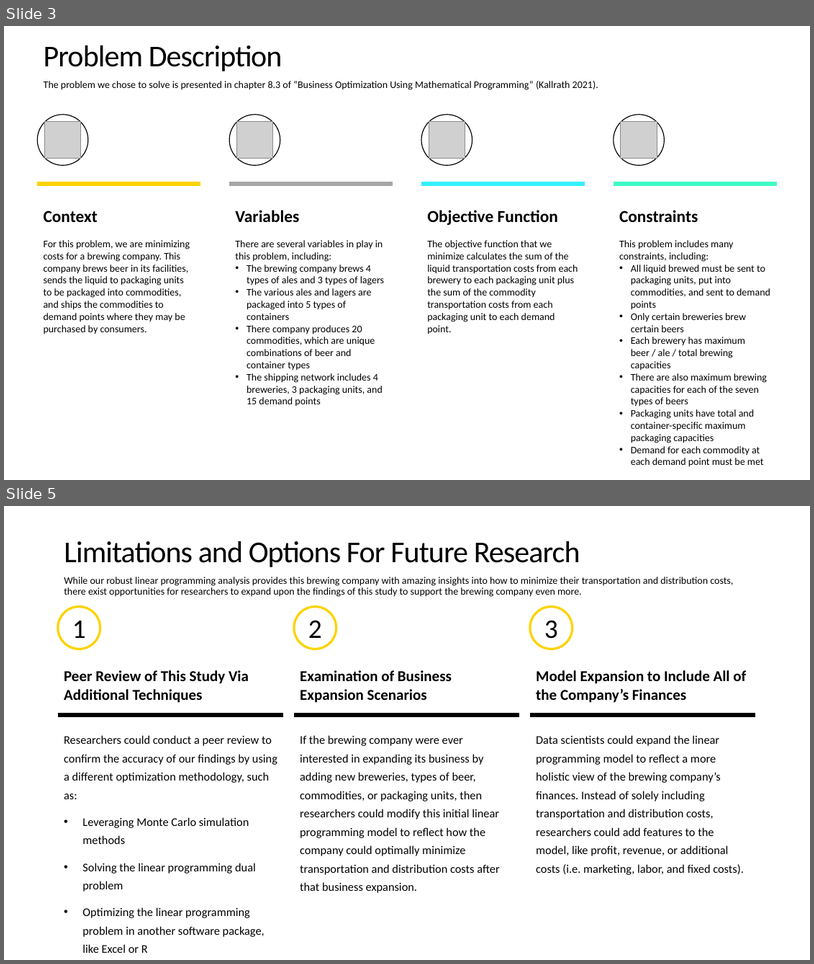
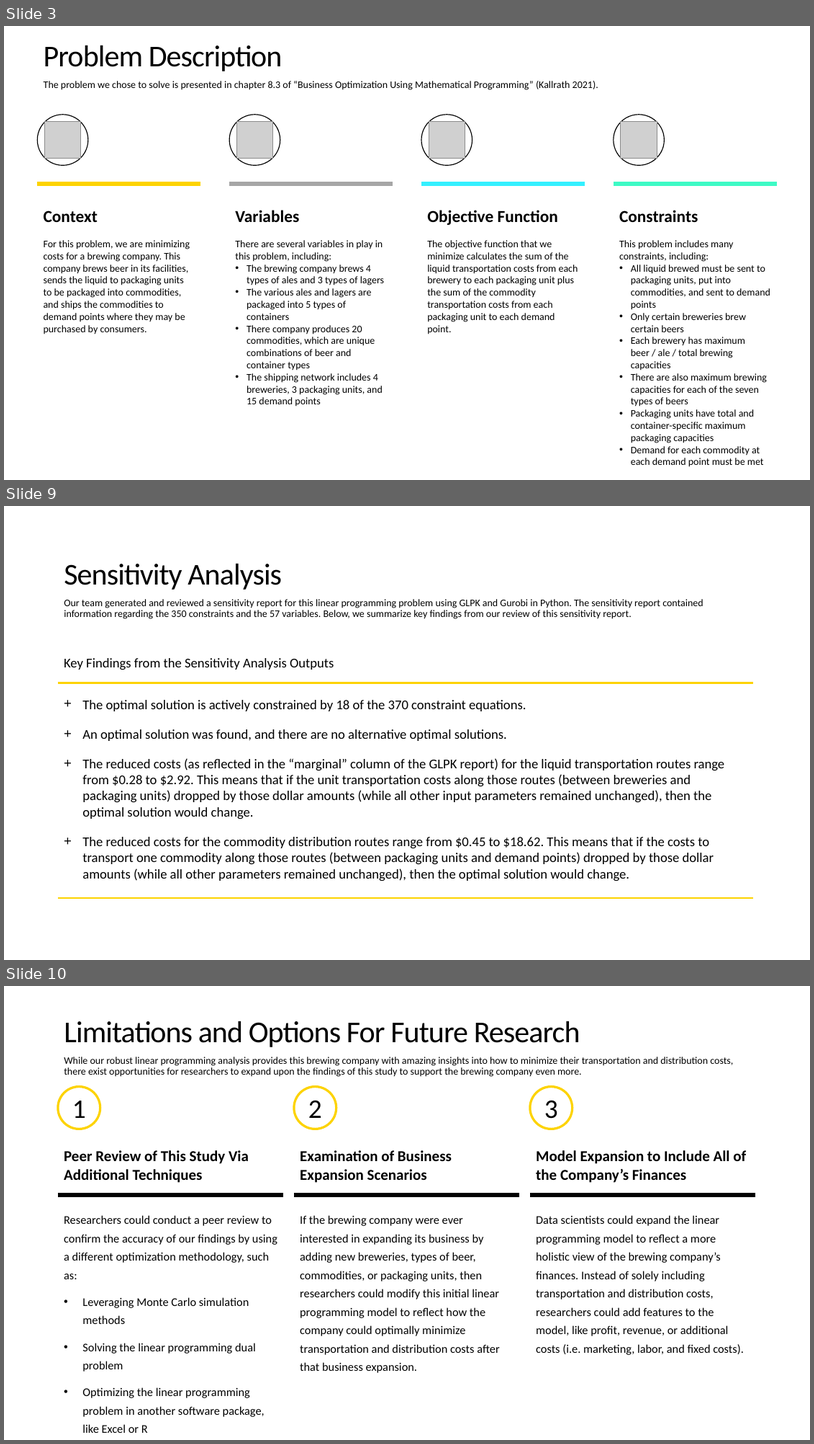
Before and after one commit to Steve-Desilets/MSDS-460-Term-Project, a slide deck: Final Project Presentation.pptx. Shown one above the other, each under a label of ours: slides 3 and 5 before the commit, slides 3, 9 and 10 after it; the slides between them are not shown. The pictures are 814x964 and 814x1444 pixels, drawn with LibreOffice and Linux fonts; fonts in the diff are those of the drawing; grey boxes stand for pictures. Boxes give left, top, right and bottom in pixels: in the first picture for what was removed or moved away, otherwise in the second. Text is boxed around its words. In the diff, an @@ line names an element or a change of style, - is before the commit and + after.

```diff
--- a/Final Project Presentation.pptx
+++ b/Final Project Presentation.pptx
@@ slide 9 added at <box>4,506,810,960</box>, background #FFFFFF @@
@@ title added at <box>64,564,282,590</box>, 36 pt, text #000000 @@
+Sensitivity Analysis
@@ text added at <box>64,599,703,619</box>, 12 pt, text #000000 @@
+Our team generated and reviewed a sensitivity report for this linear programming problem using GLPK and Gurobi in Python. The sensitivity report contained information regarding the 350 constraints and the 57 variables. Below, we summarize key findings from our review of this sensitivity report.
@@ text added at <box>64,658,334,670</box>, 16 pt, text #000000 @@
+Key Findings from the Sensitivity Analysis Outputs
@@ line added from (58, 682) to (754, 682), #FDD300 3 pt @@
@@ text added at <box>82,700,725,881</box>, 16 pt, text #000000 @@
++ The optimal solution is actively constrained by 18 of the 370 constraint equations.
++ An optimal solution was found, and there are no alternative optimal solutions.
++ The reduced costs (as reflected in the “marginal” column of the GLPK report) for the liquid transportation routes range from $0.28 to $2.92. This means that if the unit transportation costs along those routes (between breweries and packaging units) dropped by those dollar amounts (while all other input parameters remained unchanged), then the optimal solution would change.
++ The reduced costs for the commodity distribution routes range from $0.45 to $18.62. This means that if the costs to transport one commodity along those routes (between packaging units and demand points) dropped by those dollar amounts (while all other parameters remained unchanged), then the optimal solution would change.
@@ line added from (58, 898) to (754, 898), #FDD300 1 pt @@
@@ what was slide 5 is now slide 10 @@
```
Also in this commit, not shown: 1 slide changed, 4 other slides added.
